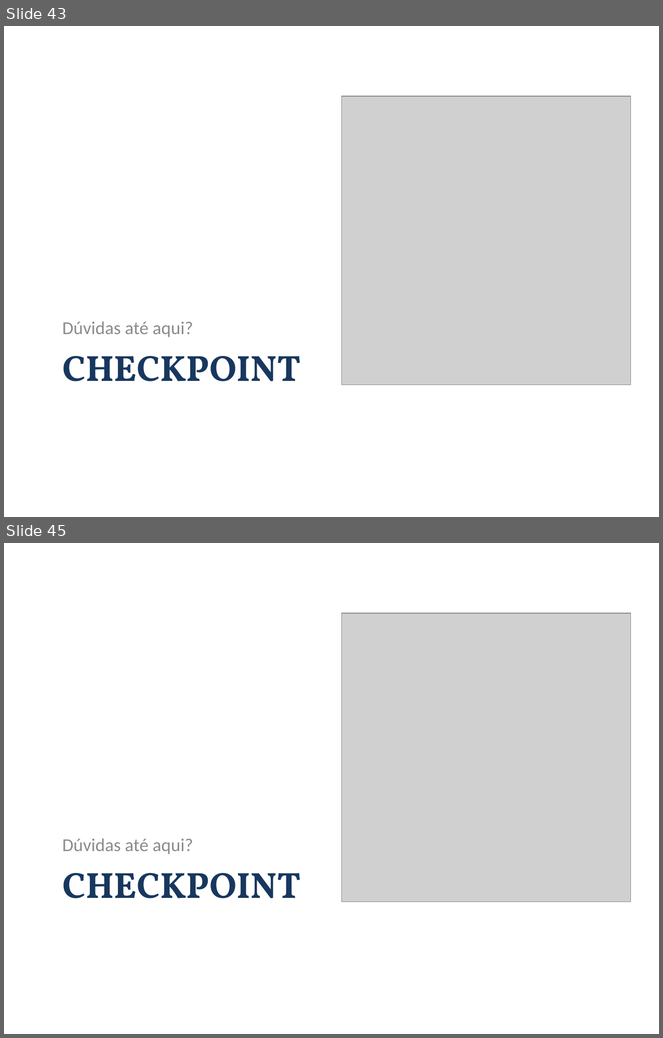
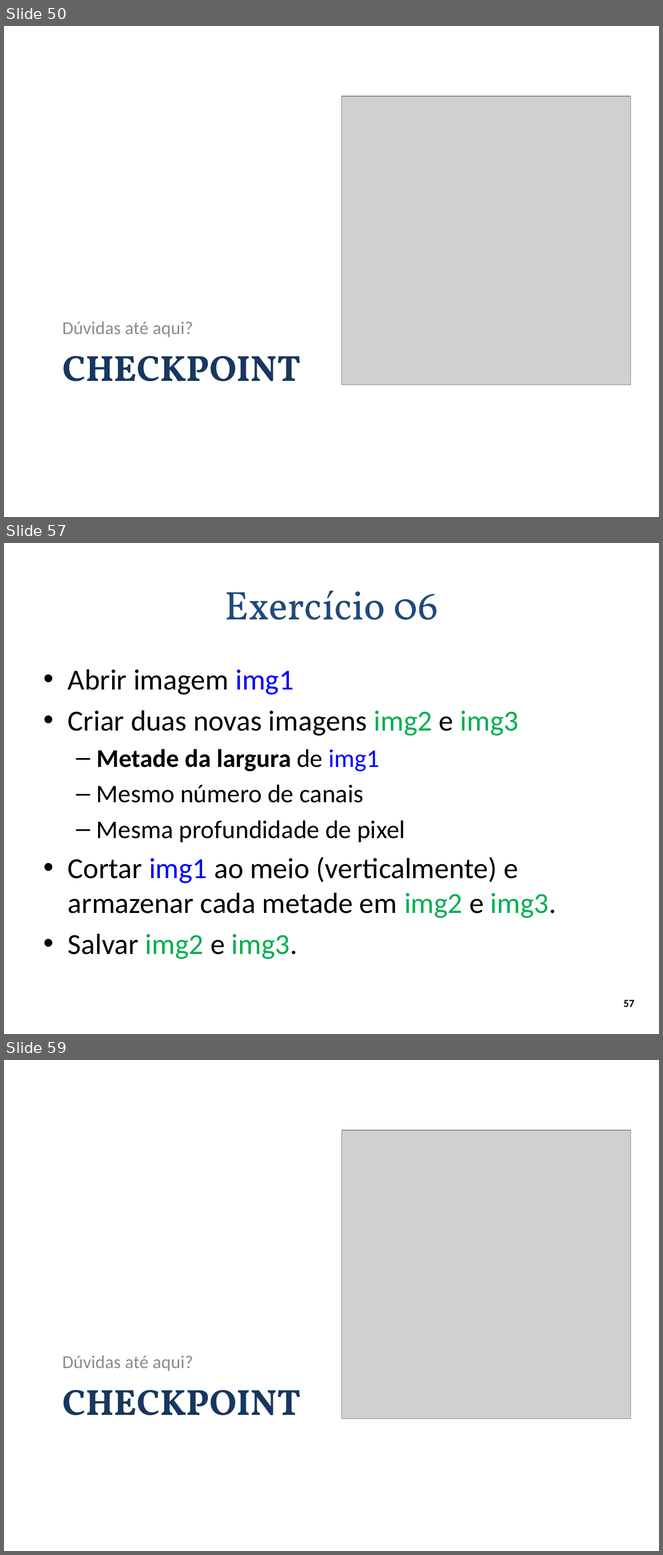
Before and after one commit to andrecurvello/tests-zingarelli, a slide deck: 1-Meus-Artigos/Minicurso-SemComp2011/minicurso-SemComp2011.pptx. Shown one above the other, each under a label of ours: slides 43 and 45 before the commit, slides 50, 57 and 59 after it; the slides between them are not shown. The pictures are 663x1038 and 663x1555 pixels, drawn with LibreOffice and Linux fonts; fonts in the diff are those of the drawing; grey boxes stand for pictures; background and template pictures are left out. Boxes give left, top, right and bottom in pixels: in the first picture for what was removed or moved away, otherwise in the second. Text is boxed around its words. In the diff, an @@ line names an element or a change of style, - is before the commit and + after.

Commit message:
SemComp 2011 - apresentação do minicurso: parte de imagem do OpenCV e parte de introdução ao 3D estereoscópico

```diff
--- a/1-Meus-Artigos/Minicurso-SemComp2011/minicurso-SemComp2011.pptx
+++ b/1-Meus-Artigos/Minicurso-SemComp2011/minicurso-SemComp2011.pptx
@@ slide 57 added at [4,543,659,1034], background #FFFFFF @@
@@ title added at [224,590,438,620], 44 pt, text #1F497D @@
+Exercício 06
@@ text added at [68,669,557,960], 32 pt, text #000000 @@
+• Abrir imagem img1
+• Criar duas novas imagens img2 e img3
+  – Metade da largura de img1
+  – Mesmo número de canais
+  – Mesma profundidade de pixel
+• Cortar img1 ao meio (verticalmente) e armazenar cada metade em img2 e img3.
+• Salvar img2 e img3.
@@ page number added at [624,1000,635,1007], 12 pt, text #000000, bold @@
+57
@@ what was slide 43 is now slide 50 @@
@@ what was slide 45 is now slide 59 @@
```
Also in this commit, not shown: 2 slides changed, 24 other slides added, 9 other files.
